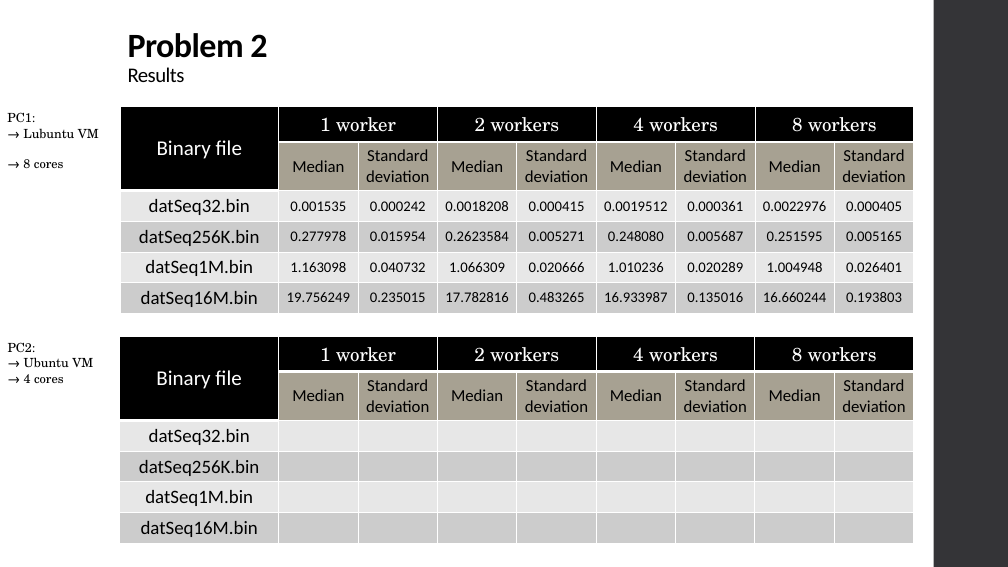
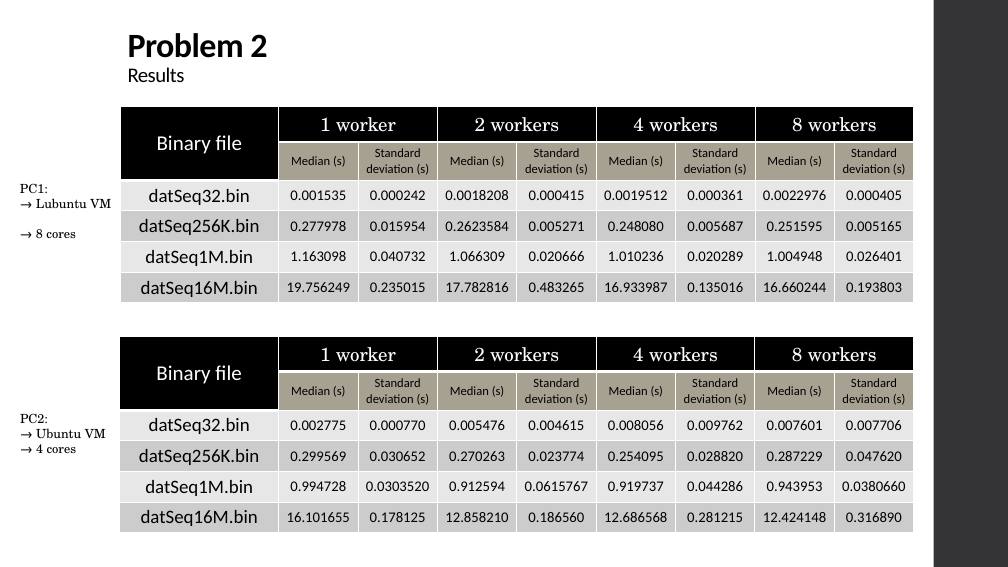
Before and after one commit to xL1fer/CLE_2022_2023, a slide deck: slide 6 of CLE1_T3G5/present.pptx. Drawn at 1008x567 pixels with LibreOffice and Linux fonts; fonts in the diff are those of the drawing. Boxes give left, top, right and bottom in pixels: in the first picture for what was removed or moved away, otherwise in the second. Text is boxed around its words. In the diff, an @@ line names an element or a change of style, - is before the commit and + after.

Commit message:
added more results to presentation

```diff
--- a/CLE1_T3G5/present.pptx
+++ b/CLE1_T3G5/present.pptx
@@ table at (120, 107, 914, 301) @@
-row 2:  | Median | Standard deviation | Median | Standard deviation | Median | Standard deviation | Median | Standard deviation
+row 2:  | Median (s) | Standard deviation (s) | Median (s) | Standard deviation (s) | Median (s) | Standard deviation (s) | Median (s) | Standard deviation (s)
@@ text "PC1:": place and size @@
-text "PC1:" at (7, 112, 99, 168)
+text "PC1:" at (20, 183, 111, 238)
@@ table at (120, 337, 914, 530) @@
-row 2:  | Median | Standard deviation | Median | Standard deviation | Median | Standard deviation | Median | Standard deviation
+row 2:  | Median (s) | Standard deviation (s) | Median (s) | Standard deviation (s) | Median (s) | Standard deviation (s) | Median (s) | Standard deviation (s)
-row 3: datSeq32.bin |  |  |  |  |  |  |  | 
+row 3: datSeq32.bin | 0.002775 | 0.000770 | 0.005476 | 0.004615 | 0.008056 | 0.009762 | 0.007601 | 0.007706
-row 4: datSeq256K.bin |  |  |  |  |  |  |  | 
+row 4: datSeq256K.bin | 0.299569 | 0.030652 | 0.270263 | 0.023774 | 0.254095 | 0.028820 | 0.287229 | 0.047620
-row 5: datSeq1M.bin |  |  |  |  |  |  |  | 
+row 5: datSeq1M.bin | 0.994728 | 0.0303520 | 0.912594 | 0.0615767 | 0.919737 | 0.044286 | 0.943953 | 0.0380660
-row 6: datSeq16M.bin |  |  |  |  |  |  |  | 
+row 6: datSeq16M.bin | 16.101655 | 0.178125 | 12.858210 | 0.186560 | 12.686568 | 0.281215 | 12.424148 | 0.316890
@@ text "PC2:": place and size @@
-text "PC2:" at (8, 342, 93, 383)
+text "PC2:" at (20, 413, 106, 453)
```
Also in this commit, not shown: 5 other slides changed.
